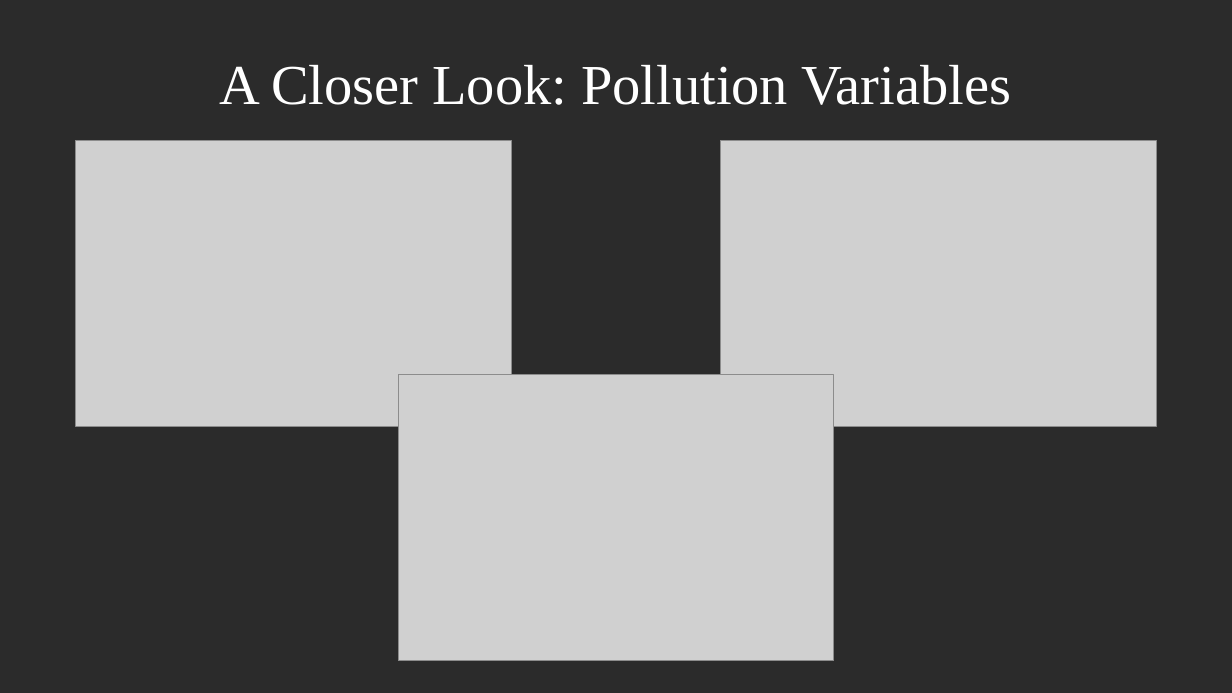
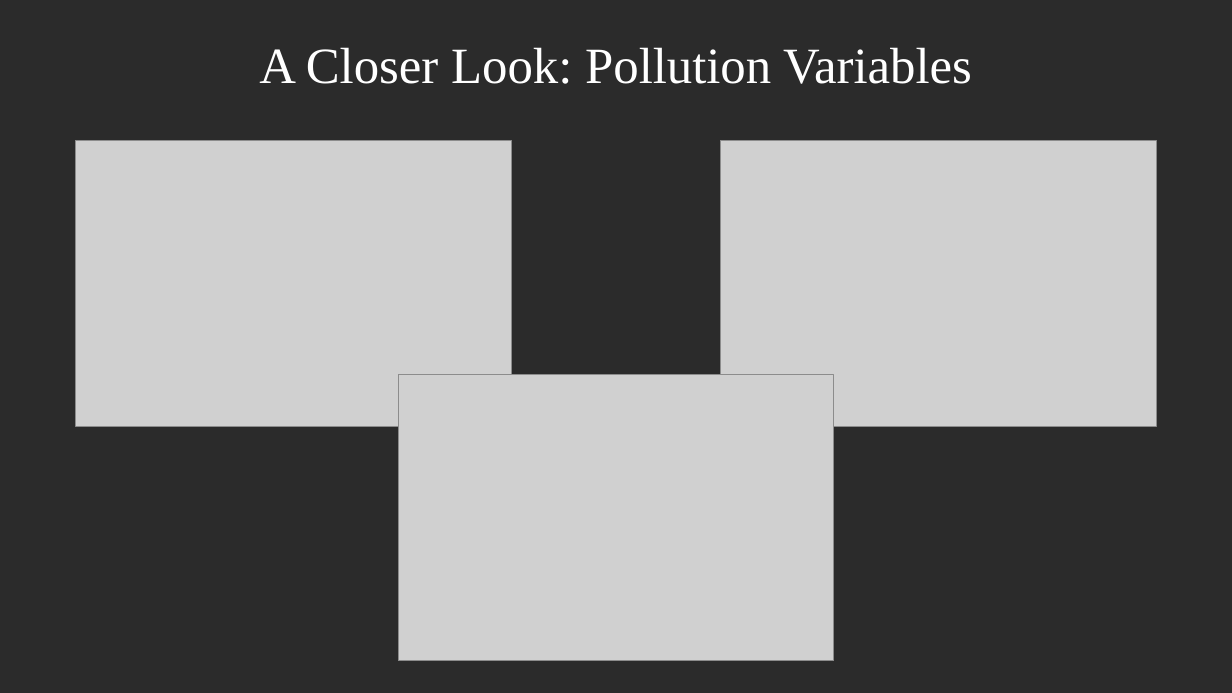
Before and after one commit to fab-bla/Air_Pollution, a slide deck: slide 6 of Presentations/First Presentation/midterm_presentation.pptx. Drawn at 1232x693 pixels with LibreOffice and Linux fonts; fonts in the diff are those of the drawing; grey boxes stand for pictures; background and template pictures are left out; a plain dark background stands for a picture behind light text. Boxes give left, top, right and bottom in pixels: in the first picture for what was removed or moved away, otherwise in the second. Text is boxed around its words. In the diff, an @@ line names an element or a change of style, - is before the commit and + after.

```diff
--- a/Presentations/First Presentation/midterm_presentation.pptx
+++ b/Presentations/First Presentation/midterm_presentation.pptx
@@ title "A Closer Look: Pollution Variables" at [259,47,972,84]: size 44 to 39.6 pt @@
```
Also in this commit, not shown: 3 other slides changed.
